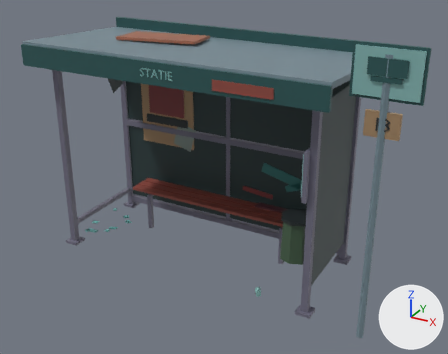
Before and after pictures for a commit that changed the glTF model models/statie.glb.
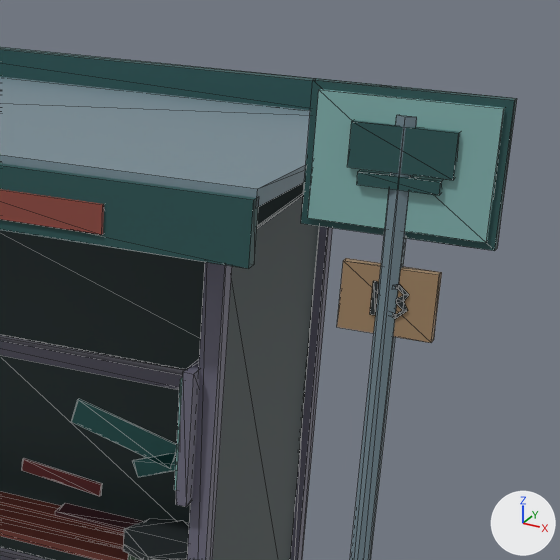
Each version appears first whole from a camera (50 mm lens) standing at (3.29, -5.5, 3.77) and looking at (0.35, -0.15, 1.09), and next in a close-up on the part from 52% to 100% of the width and 3% to 63% of the height. Lighting does not change. The marker at lower right points along +X, +Y and +Z. The older version's two pictures come first. The close-ups show mesh edges as thin lines. Vertices at exactly the same position are counted once.

Objects in the first close-up: 'Geamuri', 'Statie'.
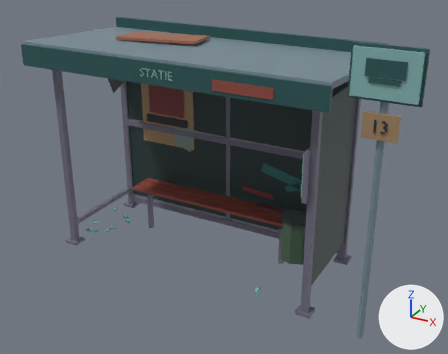
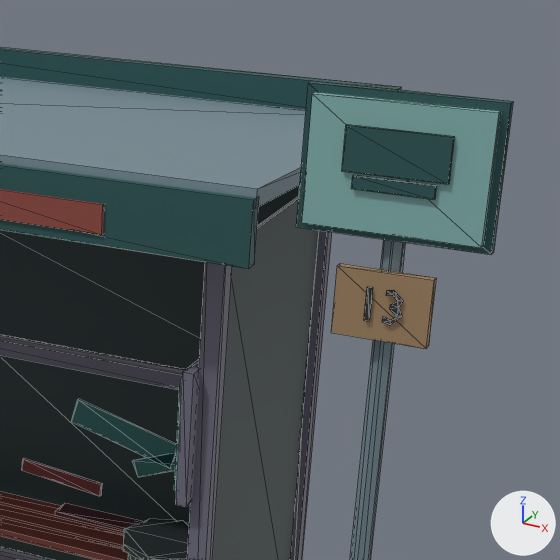
Boxes [x1, y1, x2, y2] around the edits, measured in the close-ups (560 x 560 px; the box of a moved part takes in the faces that stretch with it):
'Statie', reshaped
    before: [0, 47, 517, 560]
    after: [0, 47, 514, 560]
part 1 of me_statie, moved or reshaped
    before: [308, 89, 505, 243]
    after: [296, 81, 514, 255]
part 2 of me_statie, moved or reshaped
    before: [301, 78, 517, 251]
    after: [302, 92, 501, 248]
part 3 of me_statie, moved or reshaped
    before: [347, 120, 460, 180]
    after: [342, 124, 455, 184]
part 4 of me_statie, moved or reshaped
    before: [357, 171, 442, 195]
    after: [352, 175, 437, 199]
part 5 of me_statie, moved or reshaped
    before: [337, 258, 442, 343]
    after: [331, 263, 437, 349]
part 6 of me_statie, moved or reshaped
    before: [392, 284, 409, 319]
    after: [382, 290, 403, 325]
part 7 of me_statie, moved or reshaped
    before: [370, 281, 379, 315]
    after: [364, 287, 373, 321]
part 8 of me_statie, recoloured
    before: [308, 89, 505, 243]
    after: [296, 81, 514, 255]
part 9 of me_statie, recoloured
    before: [301, 78, 517, 251]
    after: [302, 92, 501, 248]

The edits, one by one:
me_statie has 668 vertices, 1060 faces and spans x -1.7..2.4, y -0.84..0.82, z 0.0..2.77.
me_statie is used by ob_statie; location (0.0, 0.0, 0.0).
me_statie part 1: the loose piece of 8 vertices spanning x 1.82..2.38, y -0.66..-0.63, z 2.35..2.75 is scaled about its middle by (1.09, 1, 1.12), then moved by (0.0, -0.03, 0.0).
me_statie part 2: the loose piece of 8 vertices spanning x 1.8..2.4, y -0.65..-0.62, z 2.33..2.77 is scaled about its middle by (0.917, 1, 0.889), then moved by (0.0, -0.07, 0.0).
me_statie part 3: the loose piece of 8 vertices spanning x 1.94..2.26, y -0.68..-0.65, z 2.53..2.67 is scaled about its middle by (1, 0.343, 1), then moved by (0.0, -0.07, 0.0).
me_statie part 4: the loose piece of 8 vertices spanning x 1.97..2.22, y -0.69..-0.65, z 2.48..2.52 is scaled about its middle by (1, 0.333, 1), then moved by (0.0, -0.07, 0.0).
me_statie part 5: the loose piece of 8 vertices spanning x 1.95..2.25, y -0.66..-0.63, z 2.01..2.23 is moved by (0.0, -0.06, 0.0).
me_statie part 6: the loose piece of 30 vertices spanning x 2.11..2.17, y -0.67, z 2.07..2.18 is moved by (0.0, -0.06, 0.0).
me_statie part 7: the loose piece of 8 vertices spanning x 2.05..2.07, y -0.67, z 2.07..2.18 is moved by (0.0, -0.06, 0.0).
me_statie part 8: 12 faces centred in x 1.82..2.38, y -0.66..-0.63, z 2.35..2.75 are repainted in the vertex colours; the middle colour goes from cyan #83b3b0 to dark cyan #295555.
me_statie part 9: 12 faces centred in x 1.8..2.4, y -0.65..-0.62, z 2.33..2.77 are repainted in the vertex colours; the middle colour goes from dark cyan #295555 to cyan #83b3b0.
